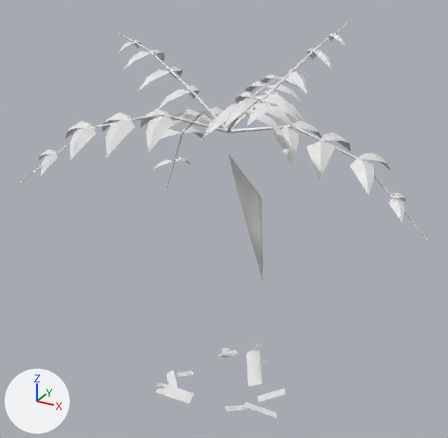
Two versions of the OBJ model game/assets/models/plants/SM_Plant_TreeFernLeaning_Leaf_LOD2.obj, one commit apart.
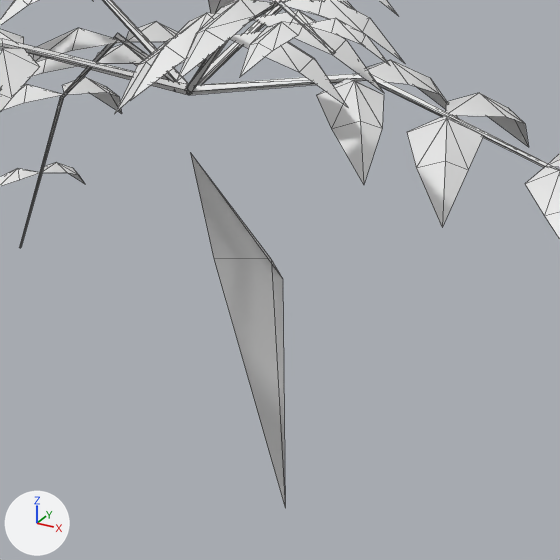
Each version is shown whole from a camera (50 mm lens) standing at (4.4, -8.15, 7.29) and looking at (-0.11, 0.05, 3.19), then close up on the part from 36% to 81% of the width and 23% to 69% of the height. Arrows for +X, +Y and +Z are at lower left; the lights stay in place. The first two pictures are the older version. The close-ups show mesh edges as thin lines. Where no turn or scale is listed for an object, it has been applied to the vertices. Vertices at exactly the same position are counted once.

The first close-up shows 'SM_Plant_TreeFernLeaning_Leaf_LOD2'.
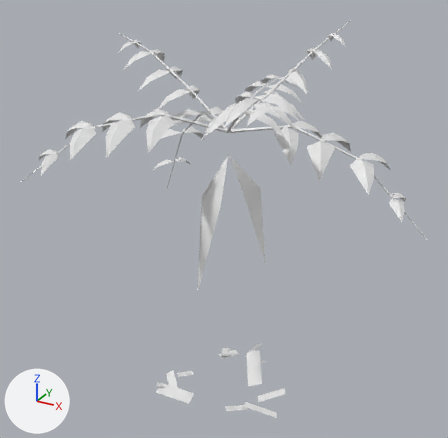
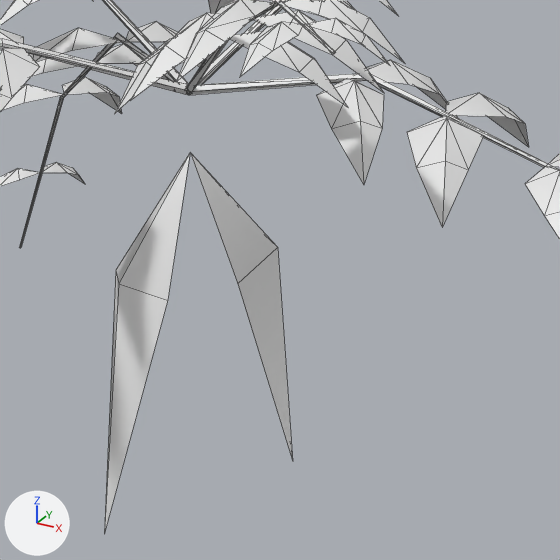
Where the change shows, as pixel boxes [x1, y1, x2, y2] in the close-ups (560 x 560 px):
'SM_Plant_TreeFernLeaning_Leaf_LOD2', reshaped: before [0, 0, 560, 506]; after [0, 0, 560, 533]
part 1 of me_sm_plant_treefernleaning_leaf_lod2, built on: before [190, 153, 285, 506]; after [104, 153, 293, 533]

Diff of the bpy script that builds the scene:
```diff
--- a/game/assets/models/plants/SM_Plant_TreeFernLeaning_Leaf_LOD2.obj.py
+++ b/game/assets/models/plants/SM_Plant_TreeFernLeaning_Leaf_LOD2.obj.py
@@ me_sm_plant_treefernleaning_leaf_lod2 @@
 # used by ob_sm_plant_treefernleaning_leaf_lod2; location = (0.0, 0.0, 0.0)
 # verts and faces of me_sm_plant_treefernleaning_leaf_lod2; kept vertices keep their numbers, new ones are numbered from 585
 # before: 580 (0.0, 0.0, 4.34) at pixel (190, 152), 581 (0.53, 0.14, 3.63) at pixel (282, 278), 582 (0.35, 0.36, 3.64) at pixel (271, 259), 583 (-0.04, 0.37, 3.57) at pixel (213, 258), 584 (0.44, 0.46, 1.95)
-me_sm_plant_treefernleaning_leaf_lod2.from_pydata(...)  # 585 vertices, 672 faces; spans x -2.61..3.09, y -2.25..2.63, z -0.11..6.3
+me_sm_plant_treefernleaning_leaf_lod2.from_pydata(...)  # 589 vertices, 676 faces; spans x -2.61..3.09, y -2.25..2.63, z -0.11..6.3
+# me_sm_plant_treefernleaning_leaf_lod2 part 1
+verts[581] = (0.38, -0.15, 3.67)  # moved, pixel (237, 283)
+verts[582] = (0.43, 0.28, 3.76)  # moved, pixel (277, 247)
+verts[583] = (0.19, 0.52, 3.74)  # moved
+verts[584] = (0.53, 0.35, 2.36)  # moved, pixel (292, 461)
+verts[585] = (-0.39, -0.18, 3.62)  # pixel (115, 270)
+verts[586] = (-0.16, -0.53, 3.7)  # pixel (118, 283)
+verts[587] = (0.17, -0.57, 3.68)  # pixel (167, 300)
+verts[588] = (-0.2, -0.66, 2.16)  # pixel (104, 534)
+faces += [(580, 585, 586), (580, 586, 587), (585, 588, 586), (586, 588, 587)]
```
